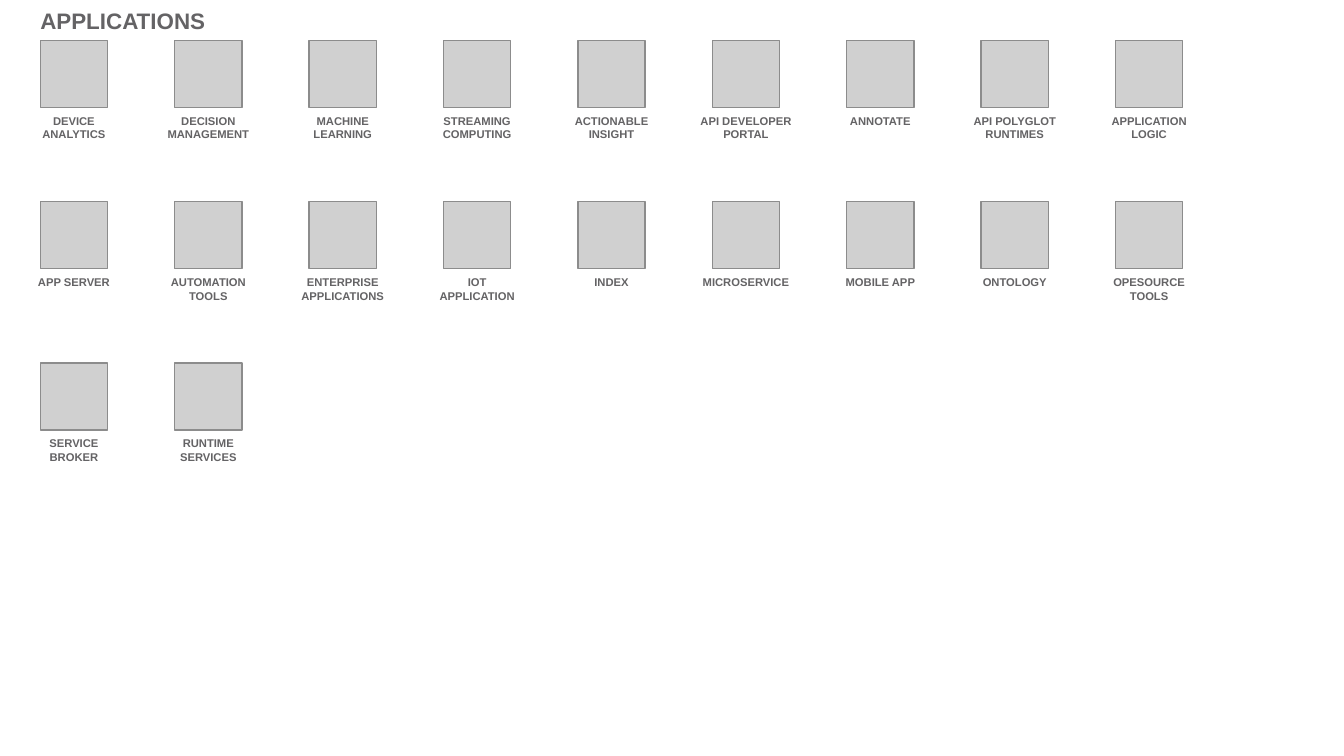
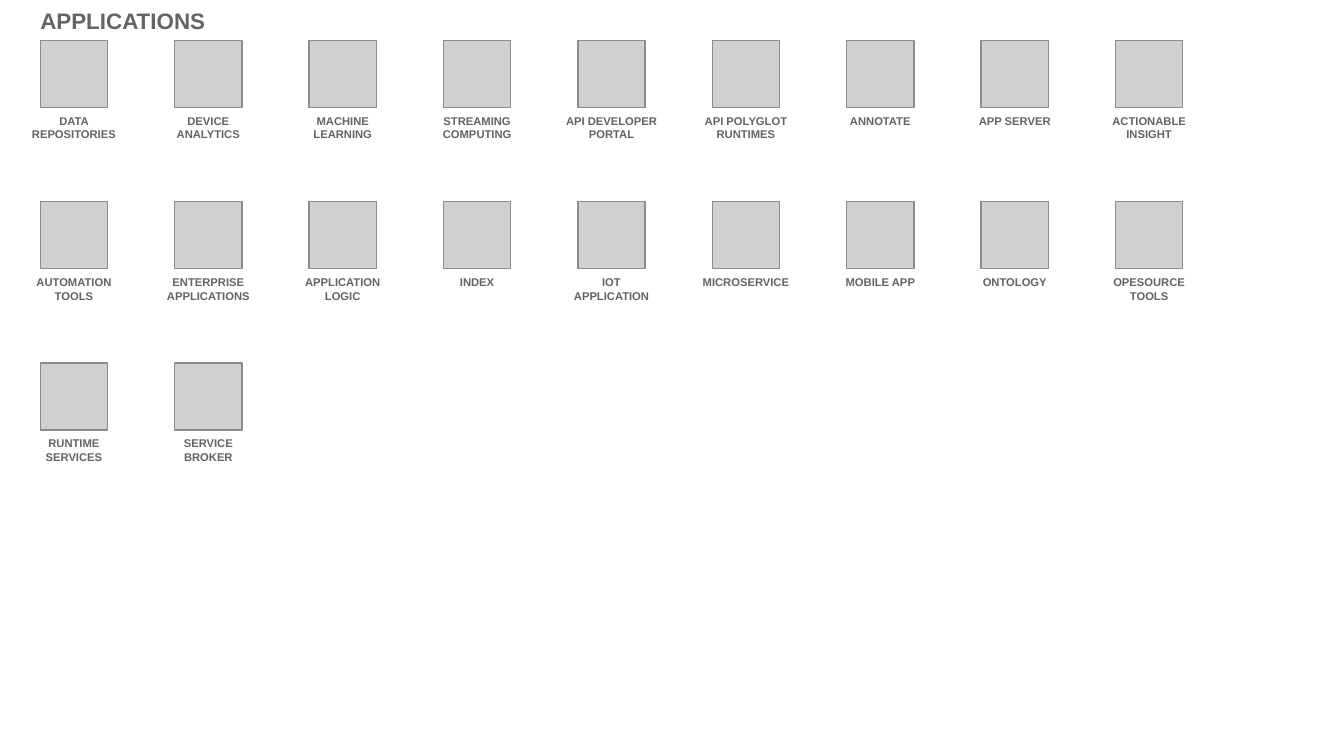
Before and after one commit to l2fprod/myarchitecture, a slide deck: slide 14 of mycatalog-architecture-diagram-template.pptx. Drawn at 1344x756 pixels with LibreOffice and Linux fonts; fonts in the diff are those of the drawing; grey boxes stand for pictures. Boxes give left, top, right and bottom in pixels: in the first picture for what was removed or moved away, otherwise in the second. Text is boxed around its words. In the diff, an @@ line names an element or a change of style, - is before the commit and + after.

```diff
--- a/mycatalog-architecture-diagram-template.pptx
+++ b/mycatalog-architecture-diagram-template.pptx
@@ text added at box(32, 117, 116, 138), 6 pt, text #646365, bold @@
+DATA REPOSITORIES
@@ text removed at box(168, 117, 250, 138) @@
-DECISION MANAGEMENT
@@ text removed at box(575, 117, 648, 138) @@
-ACTIONABLE INSIGHT
@@ text added at box(705, 117, 787, 138), 6 pt, text #646365, bold @@
+API POLYGLOT RUNTIMES
@@ text at box(979, 117, 1051, 125): text changed @@
-API POLYGLOT RUNTIMES
+APP SERVER
@@ text at box(1112, 117, 1185, 138): text changed @@
-APPLICATION LOGIC
+ACTIONABLE INSIGHT
@@ text removed at box(38, 278, 110, 286) @@
-APP SERVER
@@ 5 texts: place and size @@
-5 texts at box(171, 117, 791, 461)
+5 texts at box(36, 117, 657, 461)
@@ text added at box(305, 278, 380, 300), 6 pt, text #646365, bold @@
+APPLICATION LOGIC
@@ 3 texts: place and size @@
-3 texts at box(42, 117, 515, 461)
+3 texts at box(177, 117, 649, 461)
```
Also in this commit, not shown: 17 other slides changed, 1 slide added, 1 slide removed.
